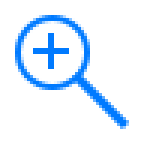
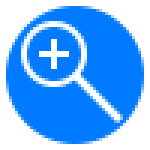
Before/after of a 150 x 150 layered artwork. What changed in the layer stack:
painted on "Form 5 Kopie" over [48, 33, 57, 69]
painted on "Form 5" over [33, 48, 69, 57]
painted on "Form 4" over [72, 72, 129, 129]
painted on "Ellipse 1" (1st of 2) over [15, 15, 90, 90]
added layer "Ellipse 1" (2nd of 2) over [6, 6, 144, 144]
